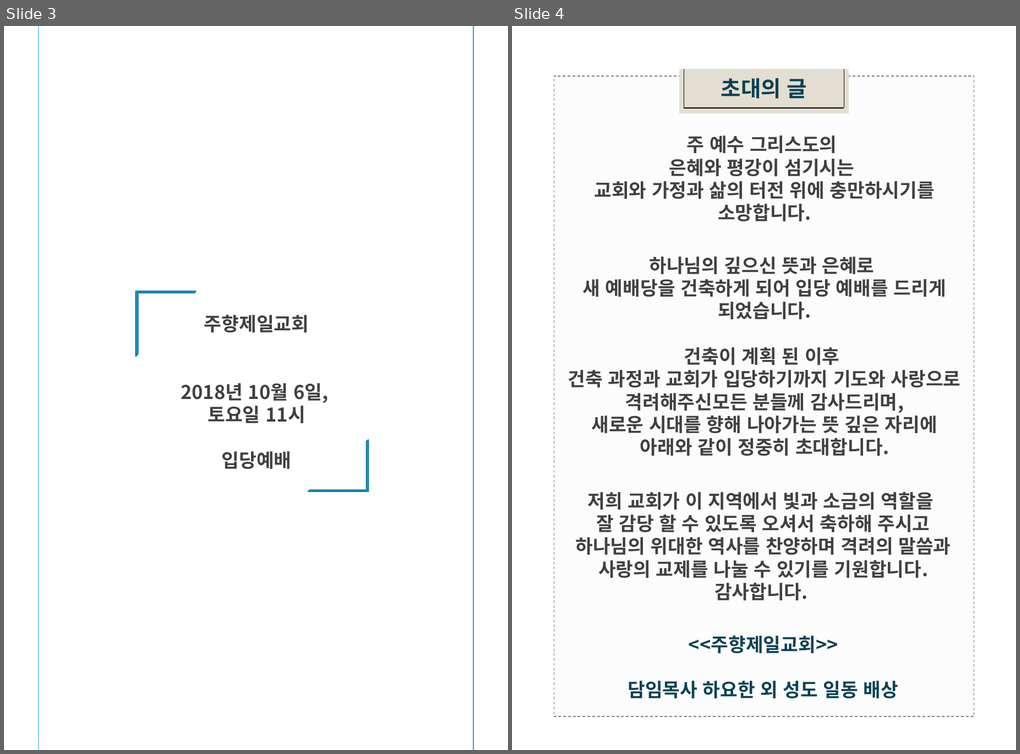
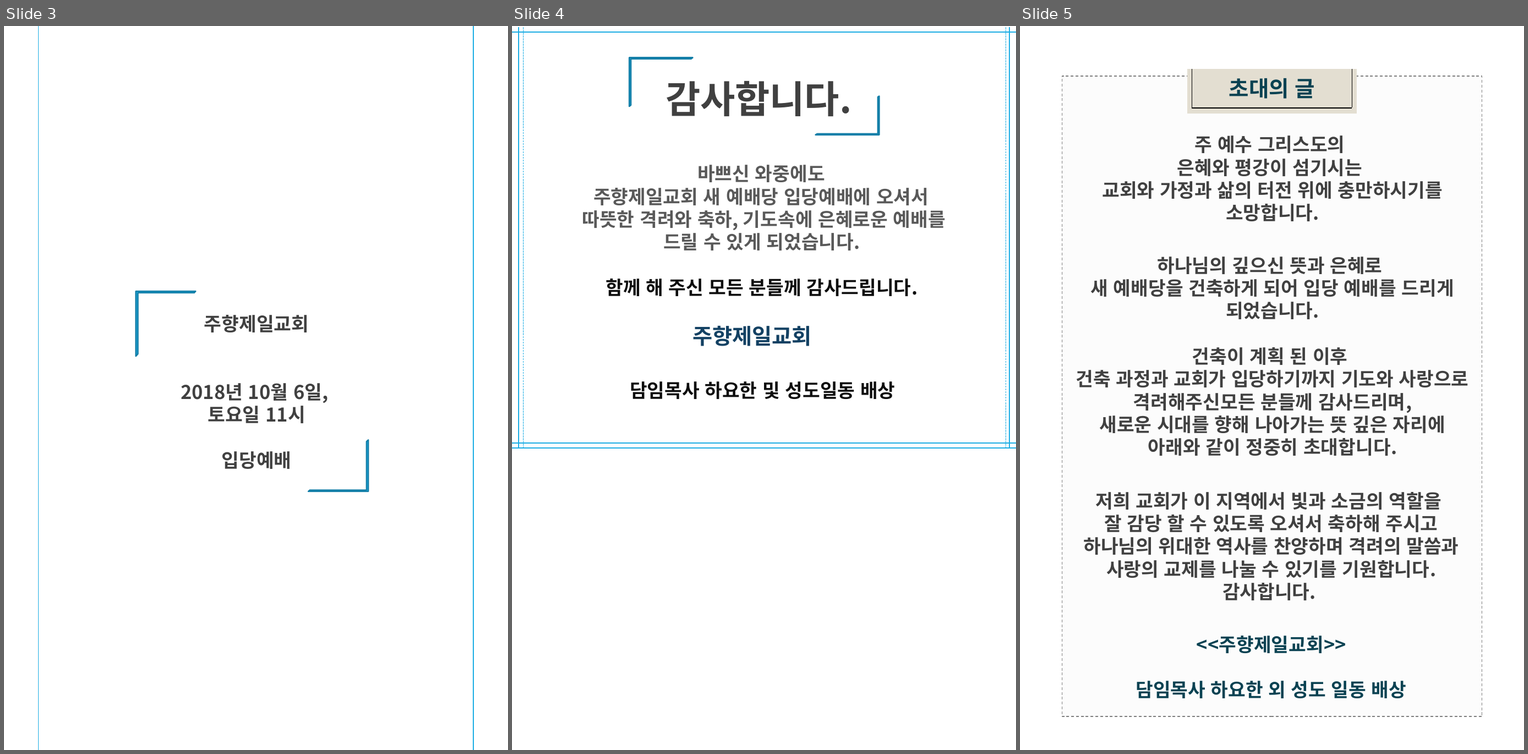
Before and after one commit to jlife0113/juhyang, a slide deck: doc/프레젠테이션1.pptx. Shown side by side, each under a label of ours: slides 3 and 4 before the commit, slides 3, 4 and 5 after it. The pictures are 1020x754 and 1528x754 pixels, drawn with LibreOffice and Linux fonts; fonts in the diff are those of the drawing; background and template pictures are left out. Boxes give left, top, right and bottom in pixels: in the first picture for what was removed or moved away, otherwise in the second. Text is boxed around its words. In the diff, an @@ line names an element or a change of style, - is before the commit and + after.

```diff
--- a/doc/프레젠테이션1.pptx
+++ b/doc/프레젠테이션1.pptx
@@ slide 4 added at box(512, 26, 1016, 750), background #FFFFFF @@
@@ group added at box(512, 27, 1016, 448): 7 lines, 4 texts, 2 half frames @@
+감사합니다.
+바쁘신 와중에도
+주향제일교회 새 예배당 입당예배에 오셔서
+따뜻한 격려와 축하, 기도속에 은혜로운 예배를 드릴 수 있게 되었습니다.
+함께 해 주신 모든 분들께 감사드립니다.
+담임목사 하요한 및 성도일동 배상
+주향제일교회
@@ what was slide 4 is now slide 5 @@
```
Also in this commit, not shown: 3 other files.
